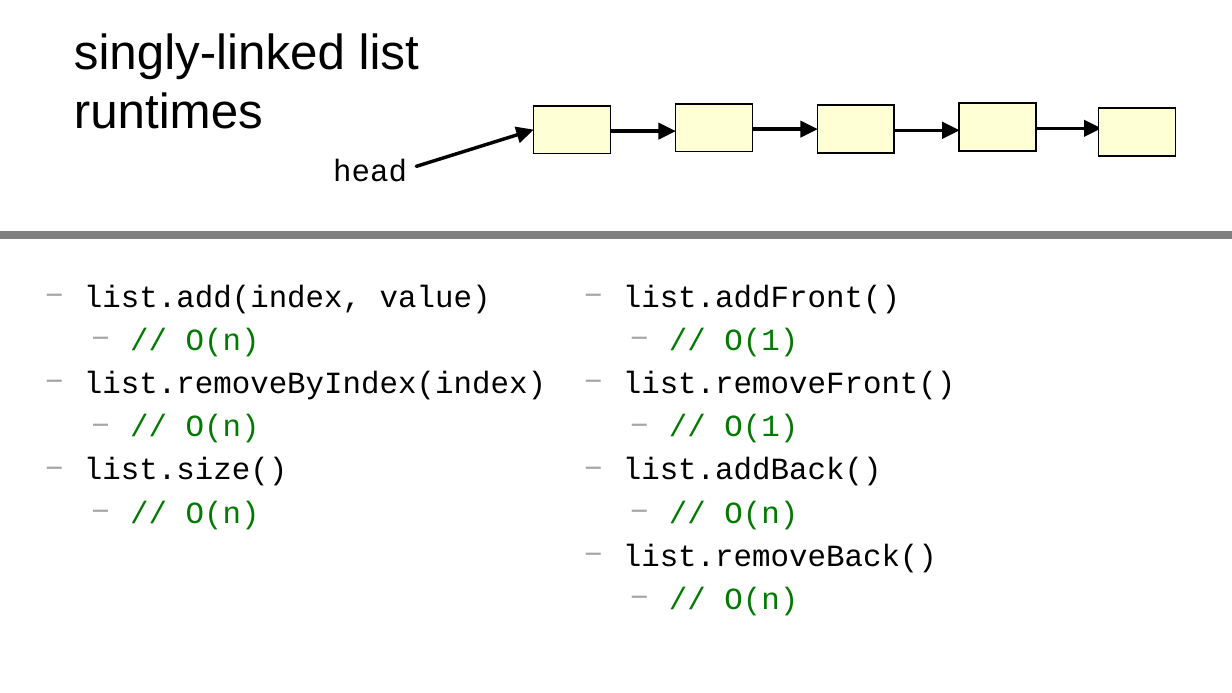
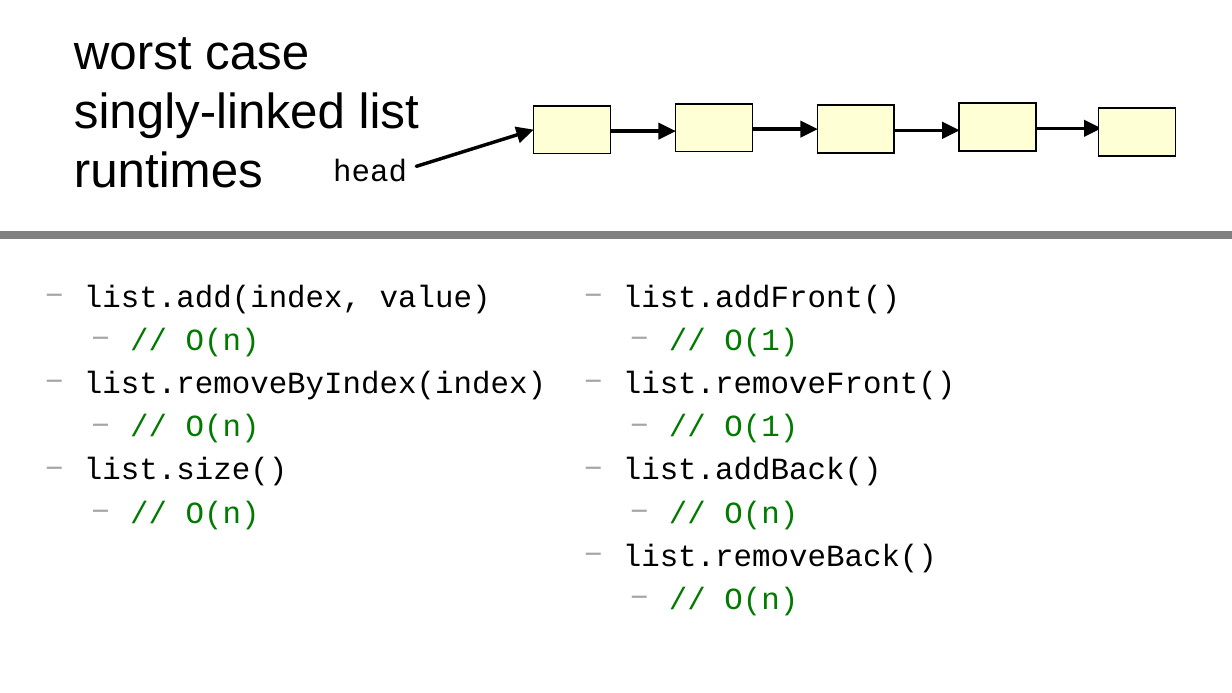
Before and after one commit to james-bern/CS136-SLIDES, a slide deck: slide 80 of WeekXX2.pptx. Drawn at 1232x693 pixels with LibreOffice and Linux fonts; fonts in the diff are those of the drawing. Boxes give left, top, right and bottom in pixels: in the first picture for what was removed or moved away, otherwise in the second. Text is boxed around its words. In the diff, an @@ line names an element or a change of style, - is before the commit and + after.

```diff
--- a/WeekXX2.pptx
+++ b/WeekXX2.pptx
@@ title at box(74, 37, 419, 188): text changed @@
-singly-linked list
-runtimes
+worst case
+singly-linked list
+runtimes
```
Also in this commit, not shown: 10 other slides changed, 2 slides added, 1 other file.
